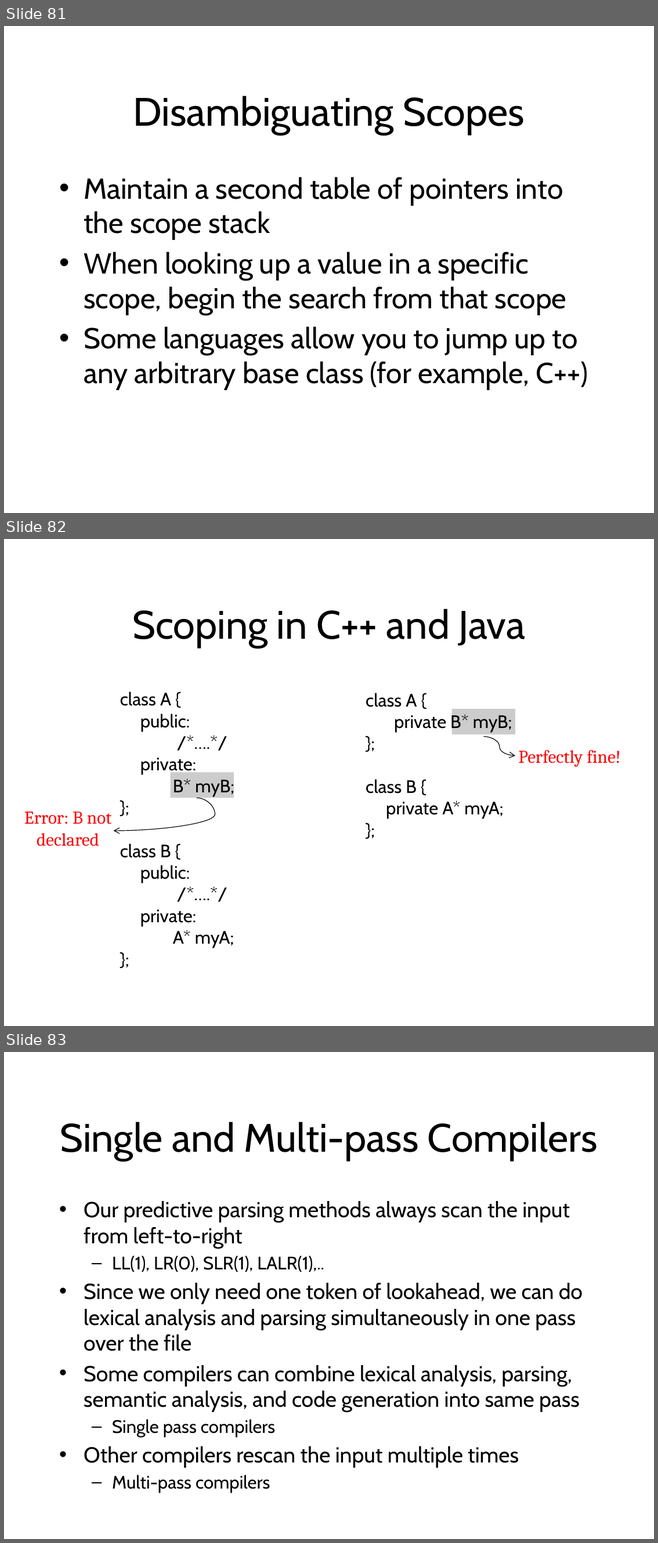
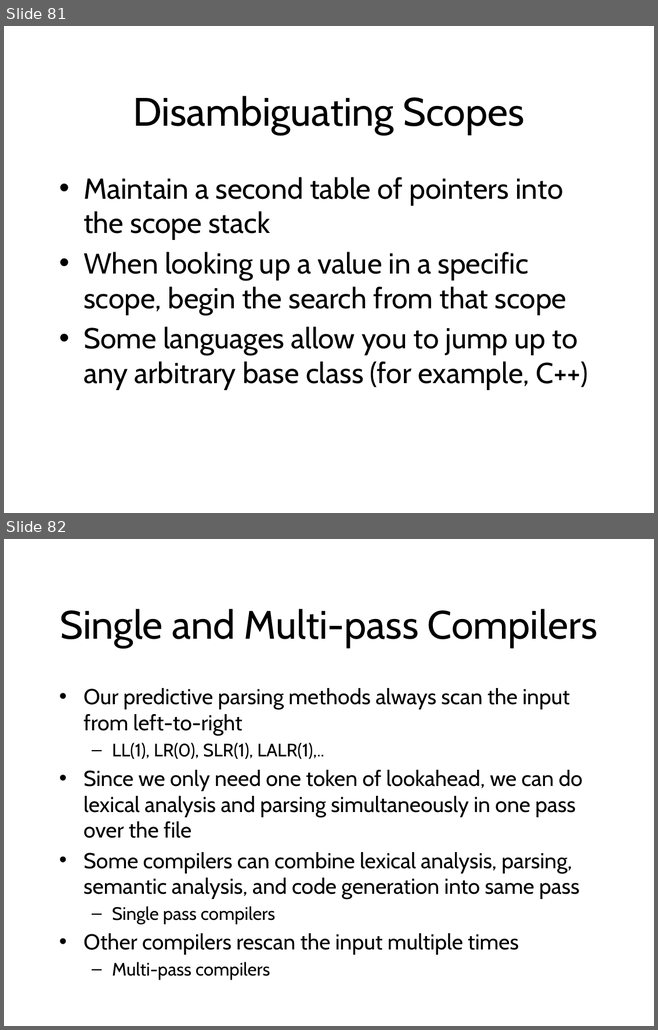
Before and after one commit to anoopsarkar/compilers-class, a slide deck: assets/ppt/codegen/semantics.pptx. Shown one above the other, each under a label of ours: slides 81, 82 and 83 before the commit, slides 81 and 82 after it. The pictures are 658x1543 and 658x1030 pixels, drawn with LibreOffice and Linux fonts; fonts in the diff are those of the drawing. Boxes give left, top, right and bottom in pixels: in the first picture for what was removed or moved away, otherwise in the second. Text is boxed around its words. In the diff, an @@ line names an element or a change of style, - is before the commit and + after.

```diff
--- a/assets/ppt/codegen/semantics.pptx
+++ b/assets/ppt/codegen/semantics.pptx
@@ slide 82 removed at (4,539,654,1026), background #FFFFFF @@
@@ title removed at (132,609,525,647) @@
-Scoping in C++ and Java
@@ text removed at (120,692,234,948) @@
-class A {
-public:
-/*….*/
-private:
-B* myB;
-};
-class B {
-public:
-/*….*/
-private:
-A* myA;
-};
@@ text removed at (365,693,512,819) @@
-class A {
-private B* myB;
-};
-class B {
-private A* myA;
-};
@@ rectangle removed at (452,709,515,734) @@
@@ curved arrow removed from (484, 736) to (515, 756) @@
@@ text removed at (518,750,620,766) @@
-Perfectly fine!
@@ rectangle removed at (170,772,234,798) @@
@@ curved arrow removed from (197, 798) to (113, 831) @@
@@ text removed at (24,812,111,846) @@
-Error: B not declared
@@ what was slide 83 is now slide 82 @@
```
Also in this commit, not shown: 3 other files.
